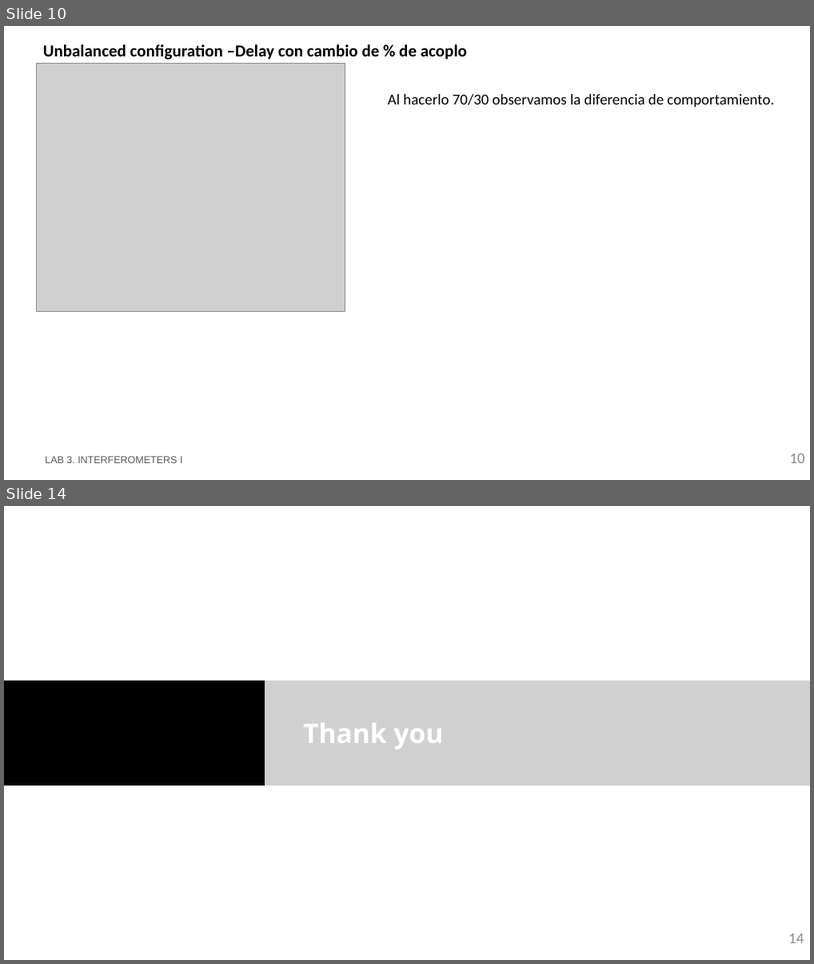
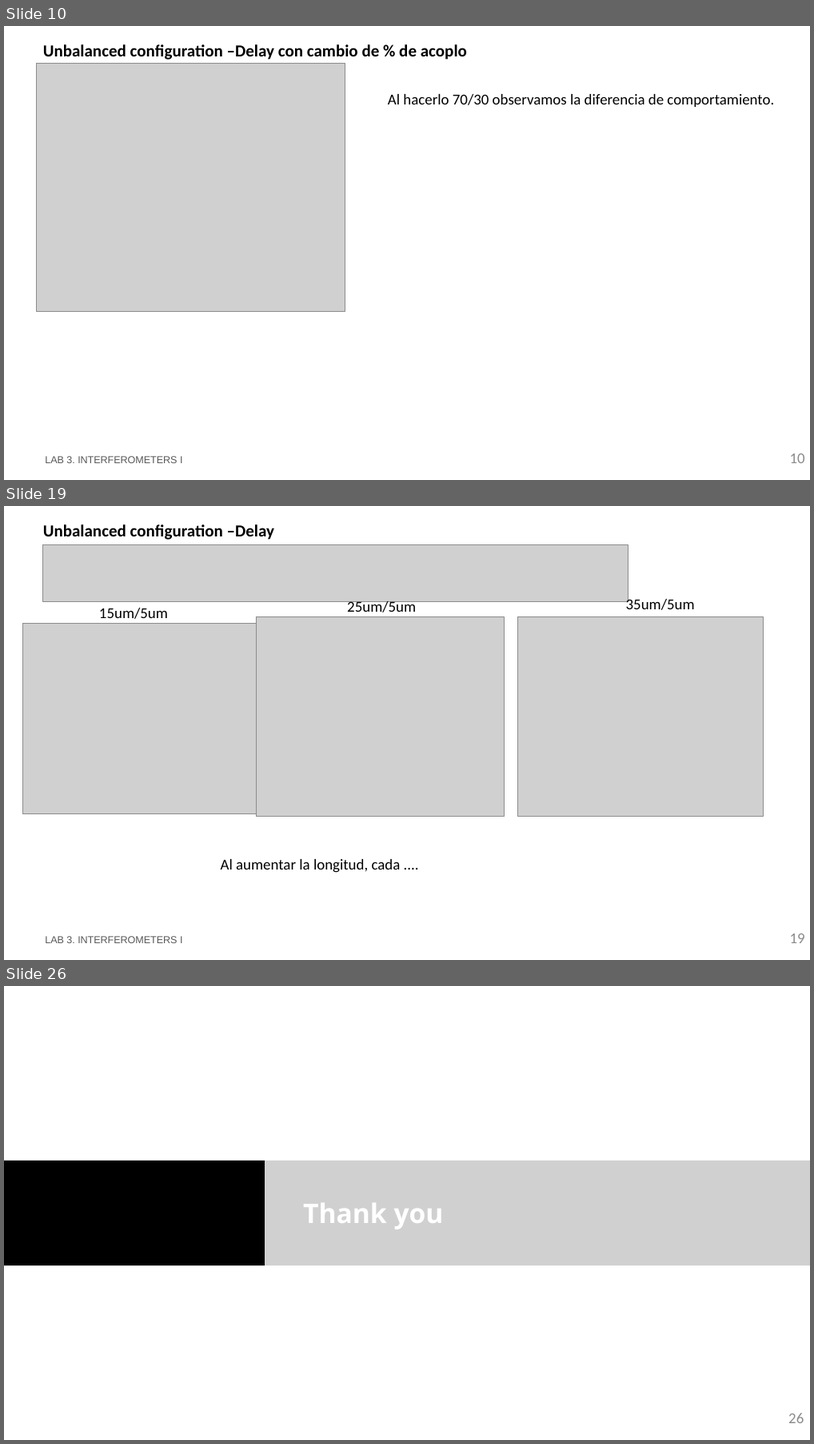
Before and after one commit to RobertoFernandezSevilla/pic-upv-lab3, a slide deck: LabBook_3.pptx. Shown one above the other, each under a label of ours: slides 10 and 14 before the commit, slides 10, 19 and 26 after it; the slides between them are not shown. The pictures are 814x964 and 814x1444 pixels, drawn with LibreOffice and Linux fonts; fonts in the diff are those of the drawing; grey boxes stand for pictures; background and template pictures are left out. Boxes give left, top, right and bottom in pixels: in the first picture for what was removed or moved away, otherwise in the second. Text is boxed around its words. In the diff, an @@ line names an element or a change of style, - is before the commit and + after.

```diff
--- a/LabBook_3.pptx
+++ b/LabBook_3.pptx
@@ slide 19 added at bbox=[4, 506, 810, 960], background #FFFFFF @@
@@ title added at bbox=[43, 524, 274, 540], 20 pt, text #000000, bold @@
+Unbalanced configuration –Delay
@@ picture added at bbox=[42, 544, 628, 601] @@
@@ text added at bbox=[347, 599, 416, 612], 18 pt, text #000000 @@
+25um/5um
@@ text added at bbox=[626, 597, 695, 610], 18 pt, text #000000 @@
+35um/5um
@@ picture added at bbox=[22, 624, 256, 813] @@
@@ text added at bbox=[99, 608, 168, 619], 18 pt, text #000000 @@
+15um/5um
@@ picture added at bbox=[256, 616, 505, 816] @@
@@ picture added at bbox=[518, 616, 764, 816] @@
@@ text added at bbox=[221, 859, 401, 872], 18 pt, text #000000 @@
+Al aumentar la longitud, cada ....
@@ text added at bbox=[45, 936, 182, 943], 12 pt, text #585858 @@
+LAB 3. INTERFEROMETERS I
@@ page number added at bbox=[790, 933, 806, 943], 18 pt, text #8C8C8C @@
+19
@@ what was slide 14 is now slide 26 @@
@@ page number at bbox=[789, 1412, 804, 1423]: text changed @@
-14
+26
```
Also in this commit, not shown: 11 other slides added, 1 other file.
